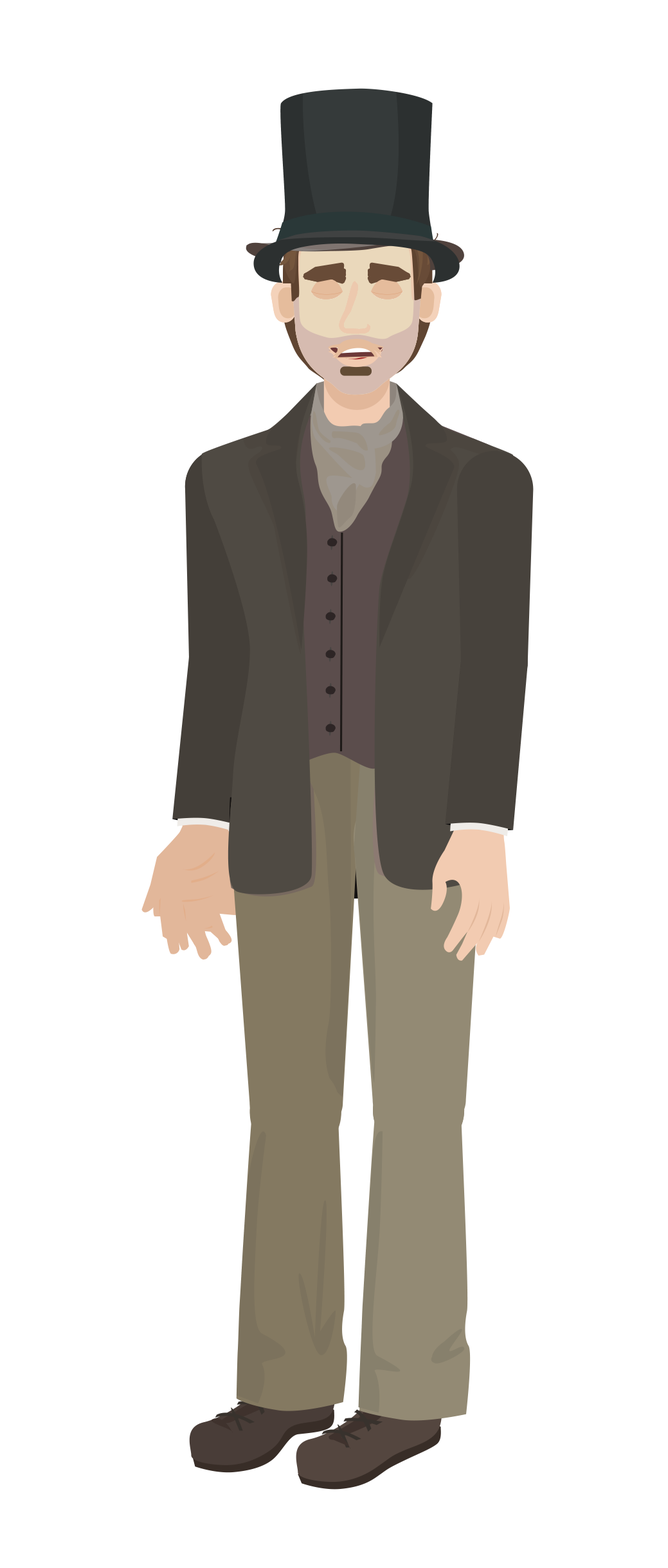
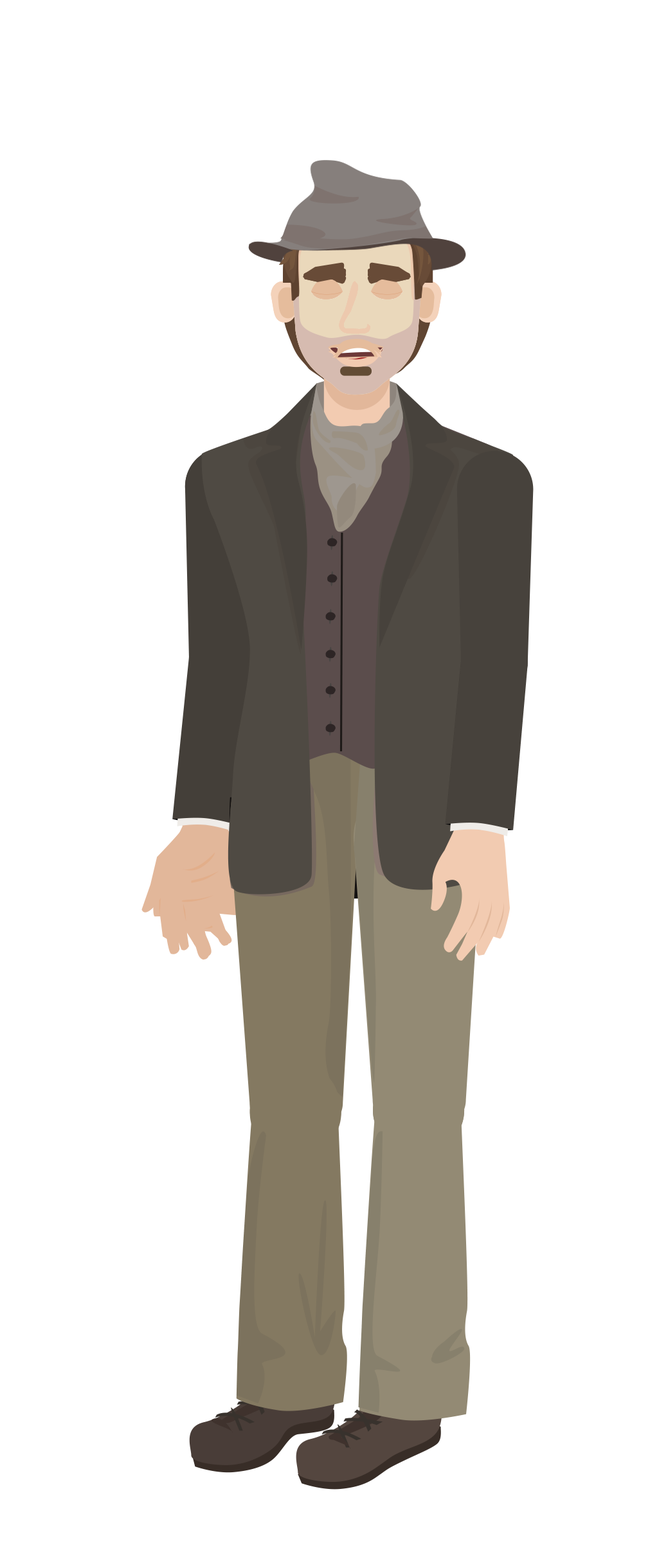
Before/after of a 668x1568 layered artwork. What changed in the layer stack:
hid "Hat_Nicolas" over [left=253, top=88, right=460, bottom=283]
painted on "Hat_Theodore" over [left=245, top=160, right=466, bottom=271]
renamed "Hairstyle_01" to "Hairstyle_Theodore", painted on it over [left=271, top=173, right=441, bottom=302]
